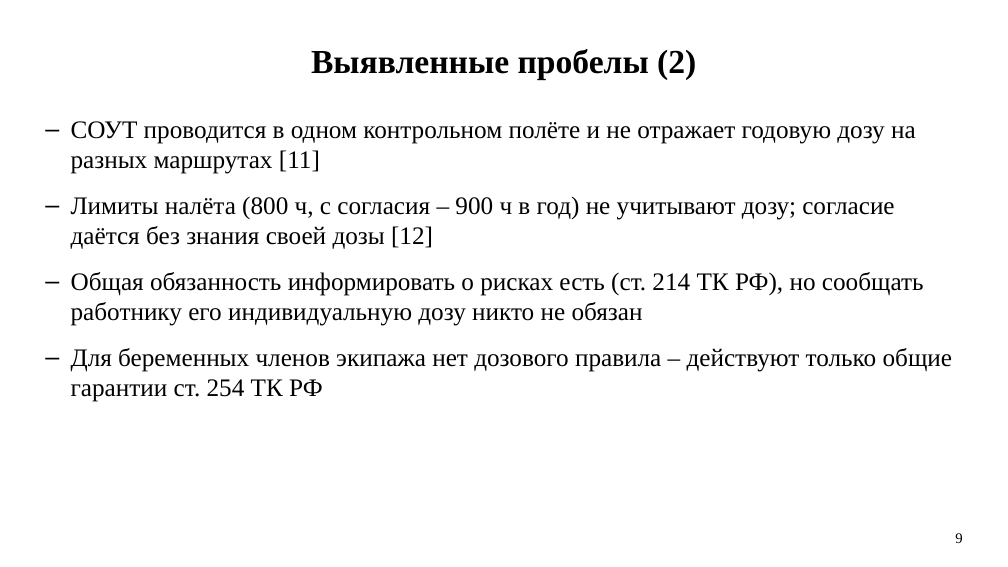
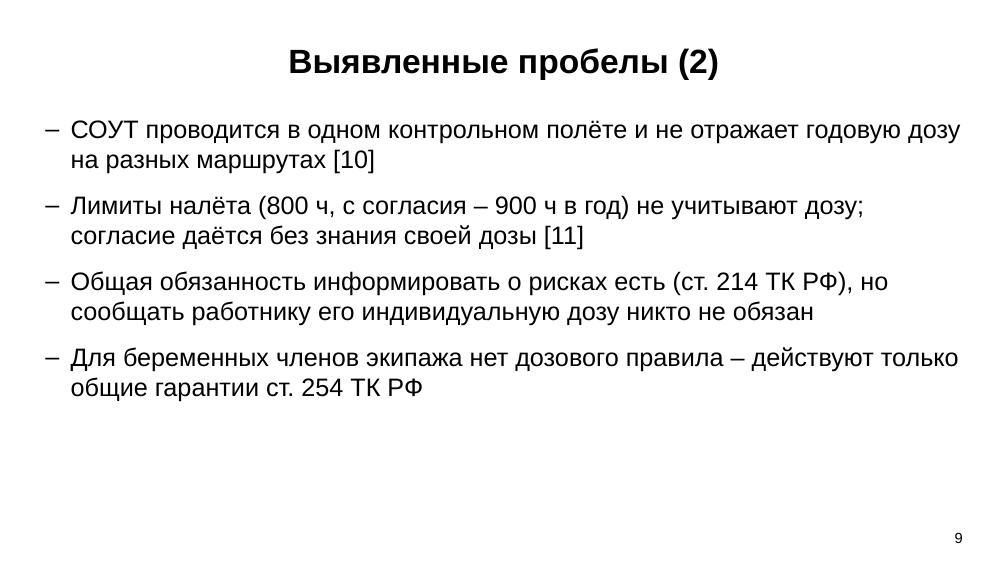
Before and after one commit to fintipluh1/rexy, a slide deck: slide 9 of Доклад_по_ГОСТ.pptx. Drawn at 1008x567 pixels with LibreOffice and Linux fonts; fonts in the diff are those of the drawing; background and template pictures are left out. Boxes give left, top, right and bottom in pixels: in the first picture for what was removed or moved away, otherwise in the second. Text is boxed around its words. In the diff, an @@ line names an element or a change of style, - is before the commit and + after.

```diff
--- a/Доклад_по_ГОСТ.pptx
+++ b/Доклад_по_ГОСТ.pptx
@@ title "Выявленные пробелы (2)" at (288, 48, 719, 80): font Times New Roman to Arial @@
@@ text at (71, 120, 960, 250): text changed; font Times New Roman to Arial @@
-– СОУТ проводится в одном контрольном полёте и не отражает годовую дозу на разных маршрутах [11]
-– Лимиты налёта (800 ч, с согласия – 900 ч в год) не учитывают дозу; согласие даётся без знания своей дозы [12]
+– СОУТ проводится в одном контрольном полёте и не отражает годовую дозу на разных маршрутах [10]
+– Лимиты налёта (800 ч, с согласия – 900 ч в год) не учитывают дозу; согласие даётся без знания своей дозы [11]
@@ text at (71, 271, 959, 402): font Times New Roman to Arial in "Общая обязанность информировать о рисках есть (ст. ...", "Для беременных членов экипажа нет дозового правила ..." @@
@@ page number at (955, 532, 963, 543): font Times New Roman to Arial @@
```
Also in this commit, not shown: 15 other slides changed, 3 other files.
